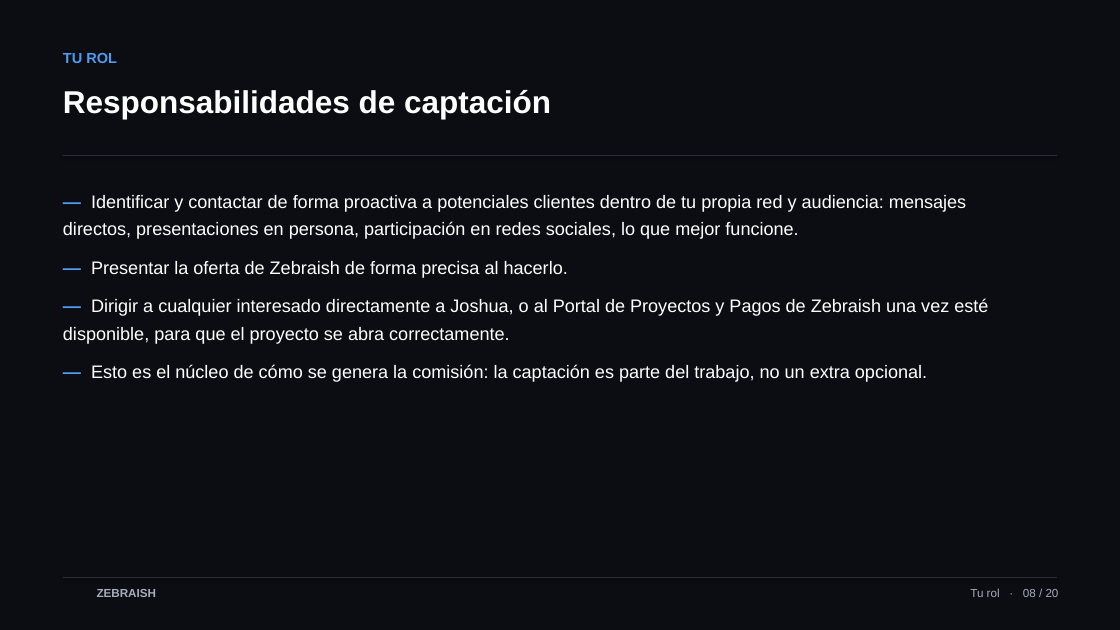
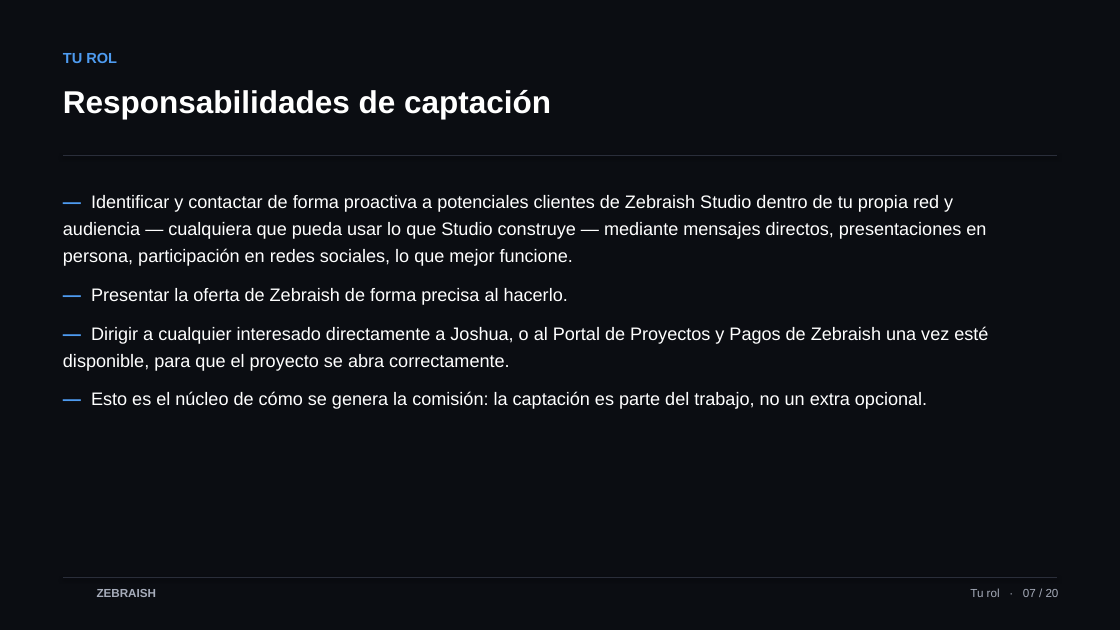
Before and after one commit to TheApeAcademy/ZEBRAISH-, a slide deck: slide 7 of zebraish-christian-onboarding-es.pptx (slide 8 before the commit). Drawn at 1120x630 pixels with LibreOffice and Linux fonts; fonts in the diff are those of the drawing; background and template pictures are left out. Boxes give left, top, right and bottom in pixels: in the first picture for what was removed or moved away, otherwise in the second. Text is boxed around its words. In the diff, an @@ line names an element or a change of style, - is before the commit and + after.

```diff
--- a/zebraish-christian-onboarding-es.pptx
+++ b/zebraish-christian-onboarding-es.pptx
@@ text at <box>63,195,986,266</box>: text changed @@
-— Identificar y contactar de forma proactiva a potenciales clientes dentro de tu propia red y audiencia: mensajes directos, presentaciones en persona, participación en redes sociales, lo que mejor funcione.
+— Identificar y contactar de forma proactiva a potenciales clientes de Zebraish Studio dentro de tu propia red y audiencia — cualquiera que pueda usar lo que Studio construye — mediante mensajes directos, presentaciones en persona, participación en redes sociales, lo que mejor funcione.
@@ text at <box>970,588,1059,597</box>: text changed @@
-Tu rol · 08 / 20
+Tu rol · 07 / 20
```
Also in this commit, not shown: 16 other slides changed, 3 other files.
